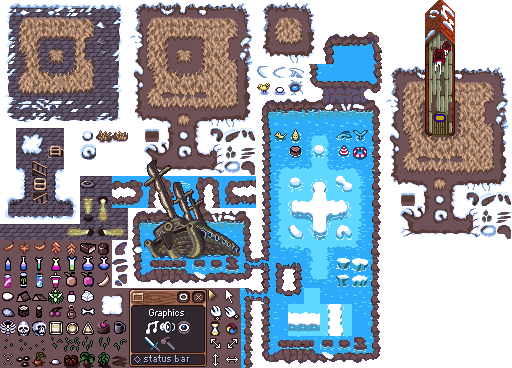
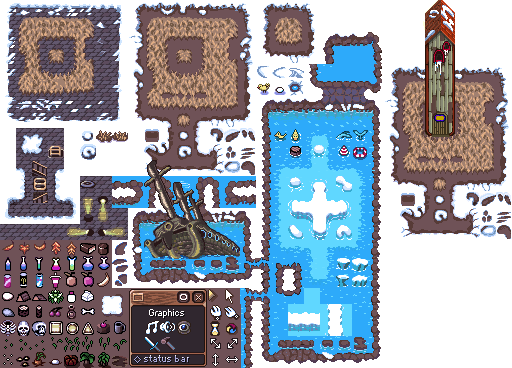
Layers edited between the first and the second 512 × 368 image:
painted on "Original Sprite Sheet" over [167, 320, 191, 335]
